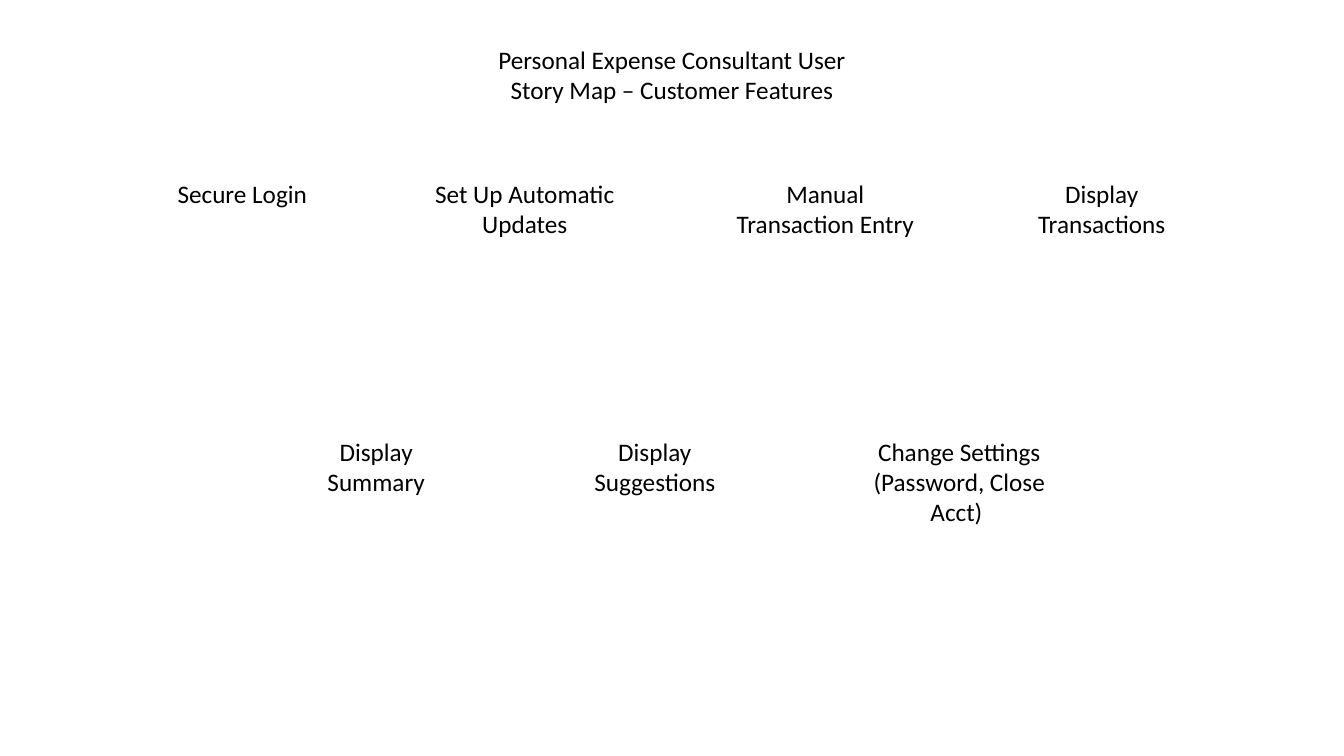
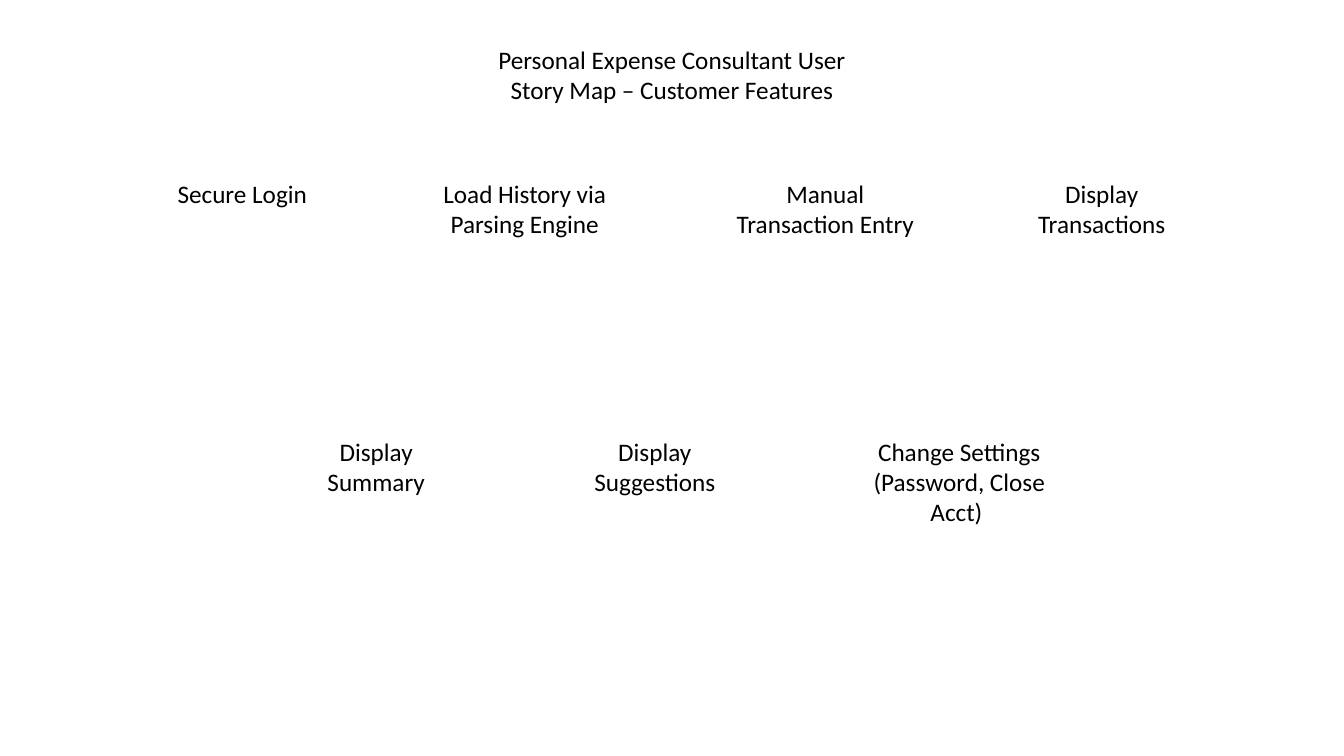
Before and after one commit to sam34256/ExpenseConsultant, a slide deck: slide 2 of documentation/SPAM Story Map for Milestone 1– Customer Features.pptx. Drawn at 1344x756 pixels with LibreOffice and Linux fonts; fonts in the diff are those of the drawing. Boxes give left, top, right and bottom in pixels: in the first picture for what was removed or moved away, otherwise in the second. Text is boxed around its words. In the diff, an @@ line names an element or a change of style, - is before the commit and + after.

```diff
--- a/documentation/SPAM Story Map for Milestone 1– Customer Features.pptx
+++ b/documentation/SPAM Story Map for Milestone 1– Customer Features.pptx
@@ text at bbox=[443, 185, 606, 238]: text changed @@
-Set Up Automatic Updates
+Load History via Parsing Engine
```
Also in this commit, not shown: 3 other files.
